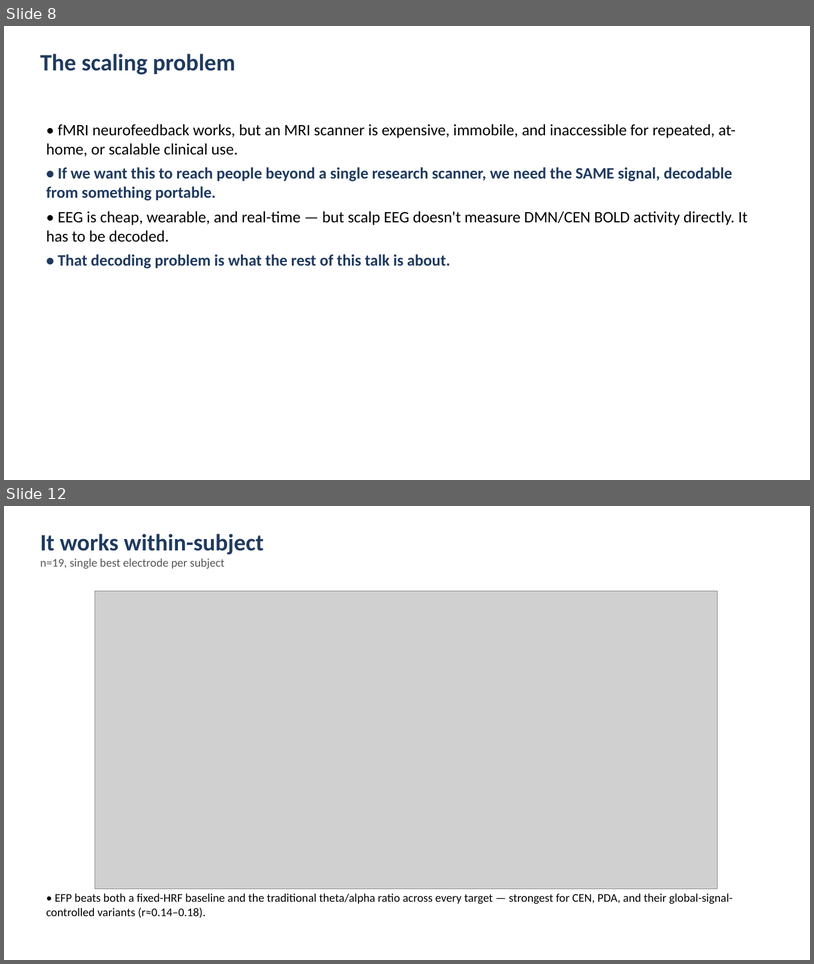
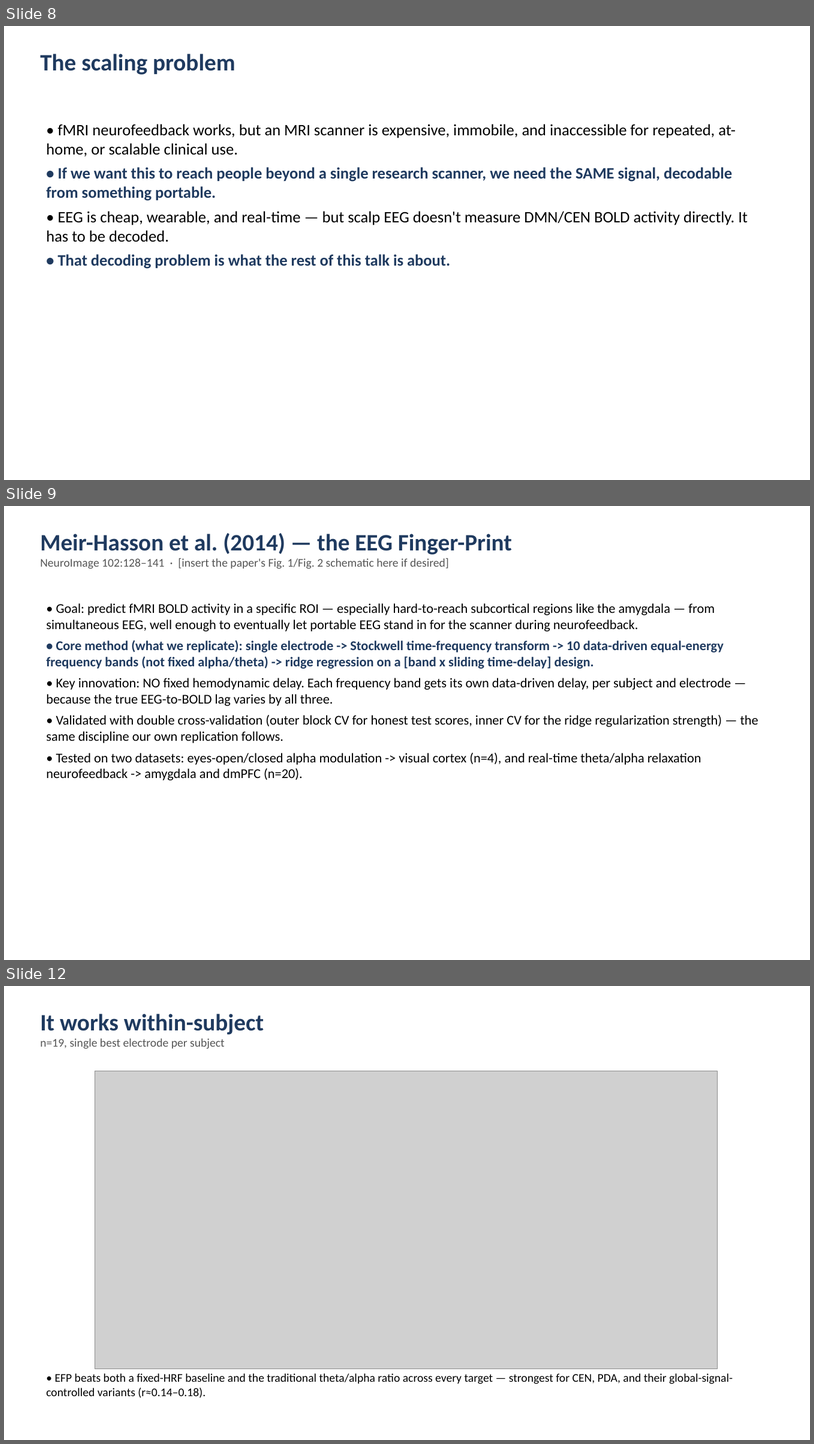
Before and after one commit to cccbauer/dmnelf, a slide deck: analysis/fingerprint/19_fingerprint/efp_meirhasson/Fingerprint_20260902.pptx. Shown one above the other, each under a label of ours: slides 8 and 12 before the commit, slides 8, 9 and 12 after it; the slides between them are not shown. The pictures are 814x964 and 814x1444 pixels, drawn with LibreOffice and Linux fonts; fonts in the diff are those of the drawing; grey boxes stand for pictures. Boxes give left, top, right and bottom in pixels: in the first picture for what was removed or moved away, otherwise in the second. Text is boxed around its words. In the diff, an @@ line names an element or a change of style, - is before the commit and + after.

```diff
--- a/analysis/fingerprint/19_fingerprint/efp_meirhasson/Fingerprint_20260902.pptx
+++ b/analysis/fingerprint/19_fingerprint/efp_meirhasson/Fingerprint_20260902.pptx
@@ slide 9 added at (4, 506, 810, 960), background #FFFFFF @@
@@ text added at (40, 533, 512, 569), 14 pt, text #555555 @@
+Meir-Hasson et al. (2014) — the EEG Finger-Print
+NeuroImage 102:128–141 · [insert the paper's Fig. 1/Fig. 2 schematic here if desired]
@@ text added at (46, 603, 759, 780), 16 pt, text #000000 @@
+• Goal: predict fMRI BOLD activity in a specific ROI — especially hard-to-reach subcortical regions like the amygdala — from simultaneous EEG, well enough to eventually let portable EEG stand in for the scanner during neurofeedback.
+• Core method (what we replicate): single electrode -> Stockwell time-frequency transform -> 10 data-driven equal-energy frequency bands (not fixed alpha/theta) -> ridge regression on a [band x sliding time-delay] design.
+• Key innovation: NO fixed hemodynamic delay. Each frequency band gets its own data-driven delay, per subject and electrode — because the true EEG-to-BOLD lag varies by all three.
+• Validated with double cross-validation (outer block CV for honest test scores, inner CV for the ridge regularization strength) — the same discipline our own replication follows.
+• Tested on two datasets: eyes-open/closed alpha modulation -> visual cortex (n=4), and real-time theta/alpha relaxation neurofeedback -> amygdala and dmPFC (n=20).
```
Also in this commit, not shown: 1 slide changed, 3 other slides added, 4 slides removed, 1 other file.
